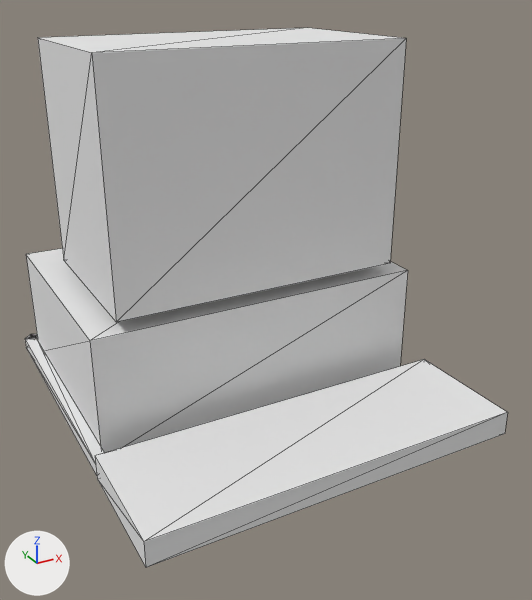
What one commit did to the OBJ model src/main/resources/assets/mts/objmodels/decors/itembench.obj.
Before and after are seen from a 50 mm lens placed at (-0.793, -1.568, 1.039), pointed at (0.03, -0.071, 0.29). Arrows for +X, +Y and +Z are at lower left; the lights stay in place. Mesh edges are drawn as thin lines. Where no turn or scale is listed for an object, it has been applied to the vertices.
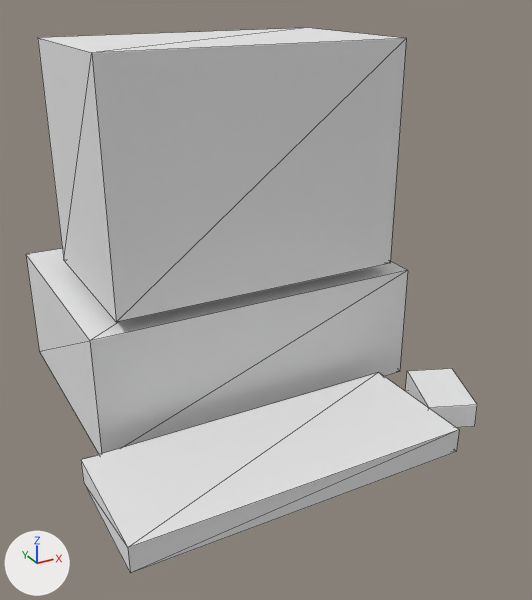
Location of each change, (x1, y1, x2, y2) in pixels of the pictures (532 x 600 px):
'cube.182', mesh rescaled (8% narrower): before (95, 359, 508, 567); after (81, 373, 459, 573)
'cube', added: after (405, 369, 477, 427)
'cube.186', deleted: before (25, 338, 104, 476)
'cube.187', deleted: before (26, 334, 37, 340)

What changed in the scene script:
```text
Change me_cube_182:
    where me_cube_182.from_pydata(...)  # 8 vertices, 12 faces; spans x -0.469..0.469, y -0.5..-0.188, z 0.0..0.063
    used by ob_cube_182; location = (0.0, 0.0, 0.0)
    me_cube_182 part 1: the whole mesh is scaled about its middle by (0.867, 1, 1), then moved by (-0.094, 0.0, 0.0)
Add me_cube:
    me_cube.from_pydata([(0.5, -0.265, 0.0), (0.384, -0.218, 0.0), (0.384, -0.218, 0.063), (0.5, -0.265, 0.063), (0.428, -0.439, 0.0), (0.428, -0.439, 0.063), (0.313, -0.391, 0.0), (0.313, -0.391, 0.063)], [], [(0, 1, 2, 3), (4, 0, 3, 5), (6, 4, 5, 7), (1, 6, 7, 2), (7, 5, 3, 2), (1, 0, 4, 6)])
    me_cube.materials.append(mat_0_005)  # white #e7e7e7
Remove ob_cube_186:
    ob_cube_186 = bpy.data.objects.new('cube.186', me_cube_186)
    ob_cube_186.location = (0.0, 0.0, 0.0)
Remove ob_cube_187:
    ob_cube_187 = bpy.data.objects.new('cube.187', me_cube_187)
    ob_cube_187.location = (0.0, 0.0, 0.0)
Remove ob_cube_188:
    ob_cube_188 = bpy.data.objects.new('cube.188', me_cube_188)
    ob_cube_188.location = (0.0, 0.0, 0.0)
Add ob_cube:
    ob_cube = bpy.data.objects.new('cube', me_cube)
    ob_cube.location = (0.0, 0.0, 0.0)
```
